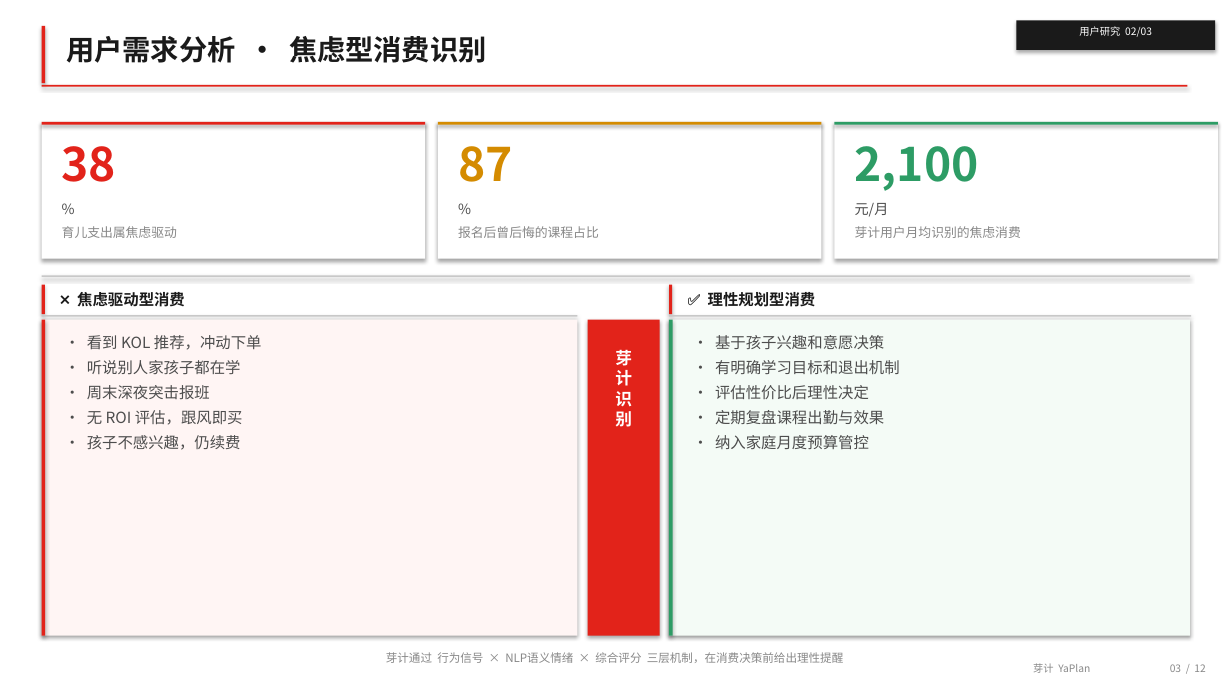
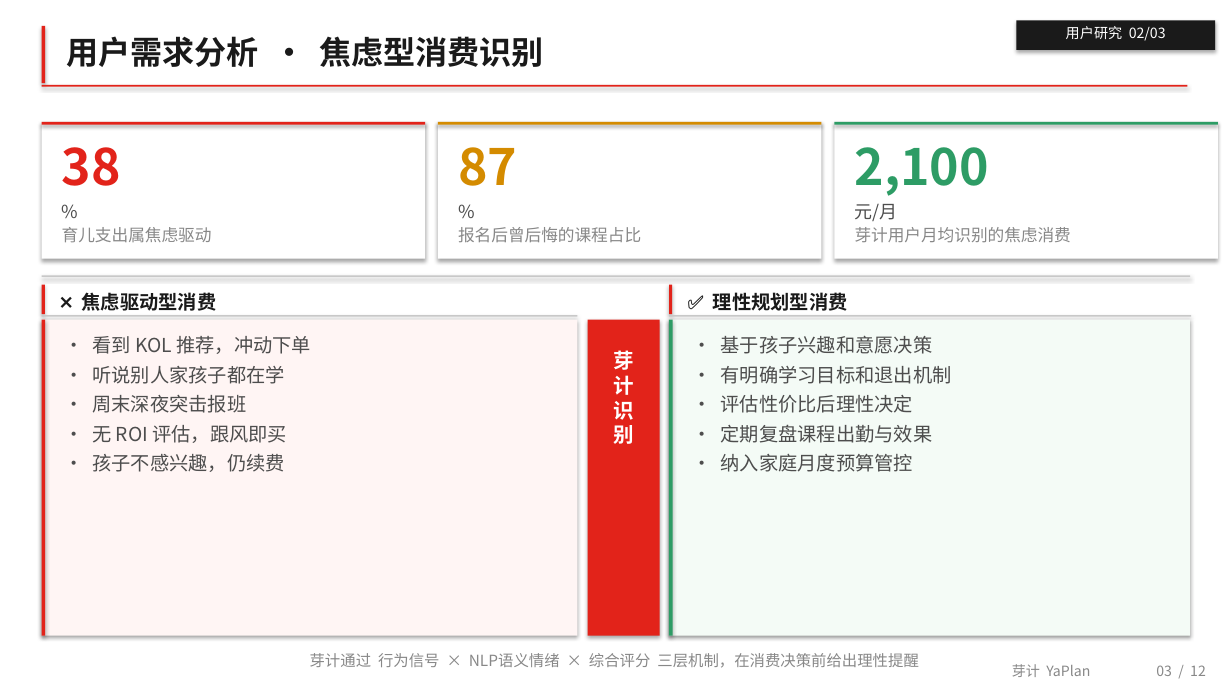
Before and after one commit to airacle-ai/xiaolu-homepage, a slide deck: slide 3 of yaplan-pitch.pptx. Drawn at 1232x693 pixels with LibreOffice and Linux fonts; fonts in the diff are those of the drawing. Boxes give left, top, right and bottom in pixels: in the first picture for what was removed or moved away, otherwise in the second. Text is boxed around its words. In the diff, an @@ line names an element or a change of style, - is before the commit and + after.

```diff
--- a/yaplan-pitch.pptx
+++ b/yaplan-pitch.pptx
@@ text "用户需求分析 · 焦虑型消费识别" at [66,36,544,67]: size 22 to 25 pt @@
@@ size 36 to 39 pt in 3 elements at [62,147,121,186], [458,147,517,186], [855,147,989,196] @@
@@ size 11 to 14 pt in 3 elements at [855,204,898,221], [53,196,422,224], [449,196,819,224] @@
@@ size 10 to 13 pt in 3 elements at [62,227,212,243], [458,227,641,242], [855,227,1071,242] @@
@@ size 12 to 15 pt in 4 elements at [82,292,217,311], [92,336,311,472], [713,292,848,311], [721,336,952,472] @@
@@ text "芽 计 识 别" at [613,350,634,444]: size 13 to 16 pt @@
@@ text "芽计通过 行为信号 × NLP语义情绪 × ..." at [310,653,919,668]: size 9 to 12 pt @@
@@ size 8 to 11 pt in 3 elements at [1066,26,1166,41], [1156,665,1206,676], [1012,664,1090,677] @@
```
Also in this commit, not shown: 11 other slides changed, 1 other file.
